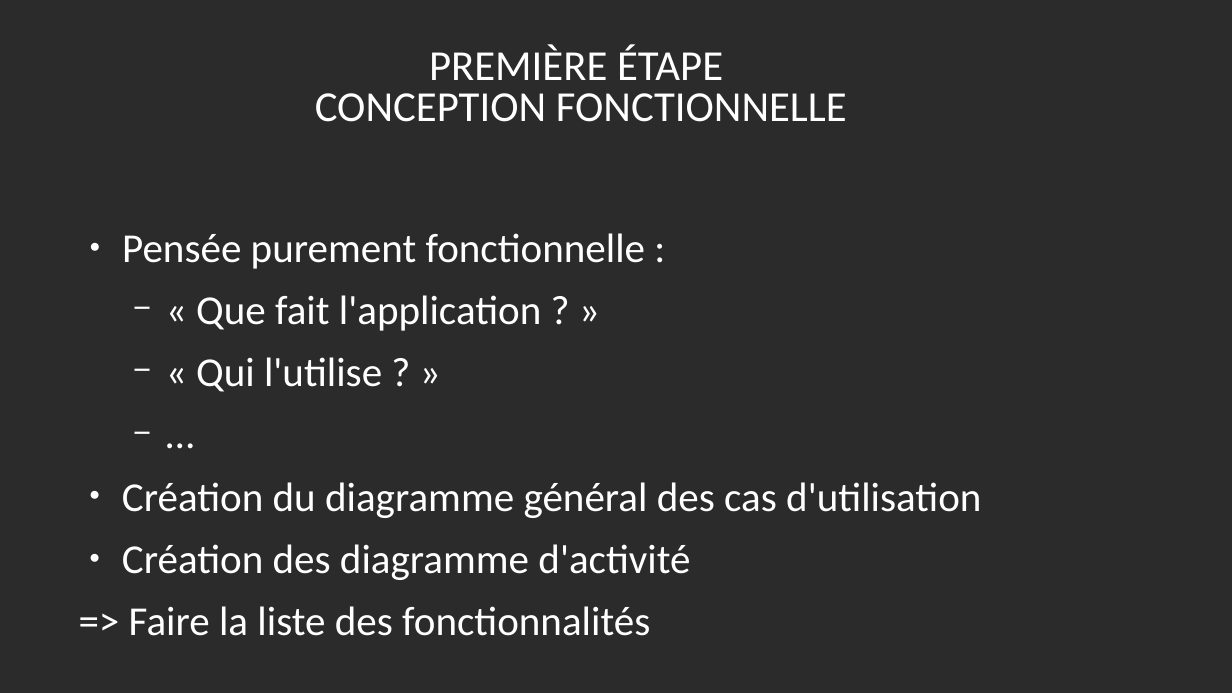
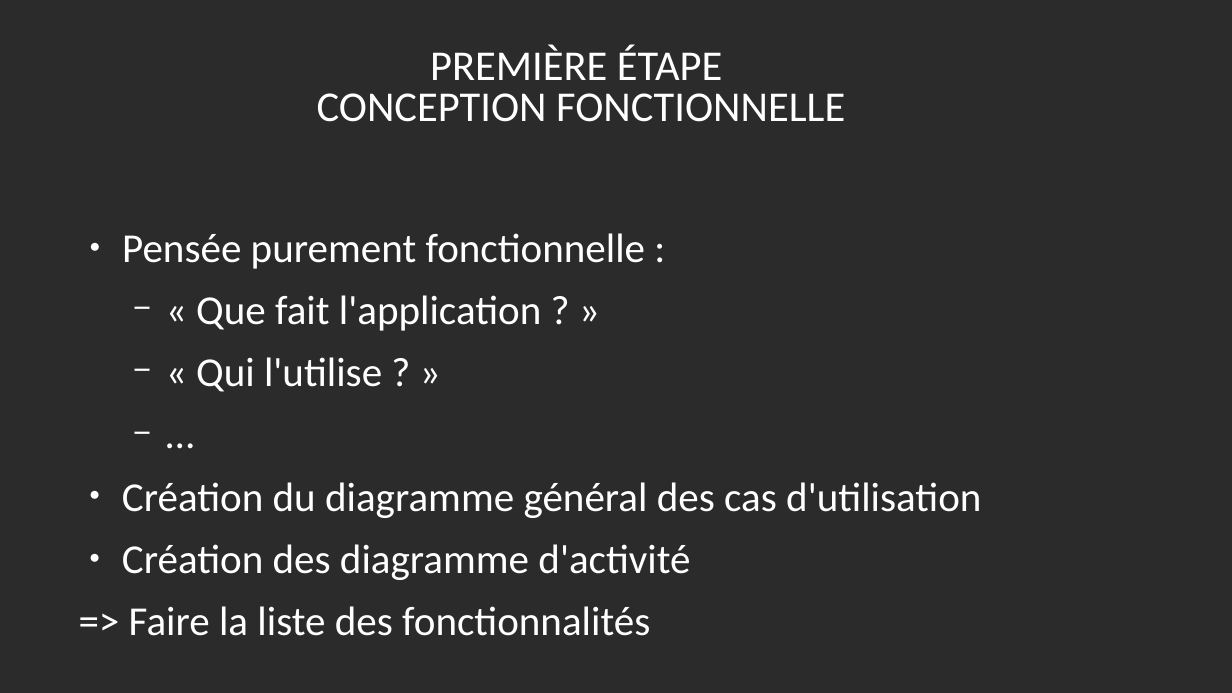
Before and after one commit to Wathil/POECNews, a slide deck: slide 4 of POEC News presentation.odp. Drawn at 1232x693 pixels with LibreOffice and Linux fonts; fonts in the diff are those of the drawing; background and template pictures are left out; a plain dark background stands for a picture behind light text. Boxes give left, top, right and bottom in pixels: in the first picture for what was removed or moved away, otherwise in the second. Text is boxed around its words. In the diff, an @@ line names an element or a change of style, - is before the commit and + after.

```diff
--- a/POEC News presentation.odp
+++ b/POEC News presentation.odp
@@ title "PREMIÈRE ÉTAPE CONCEPTION FONCTIONNELLE" at bbox=[317, 45, 845, 122]: size 33.3 to 33.1 pt @@
```
Also in this commit, not shown: 6 other slides changed.
